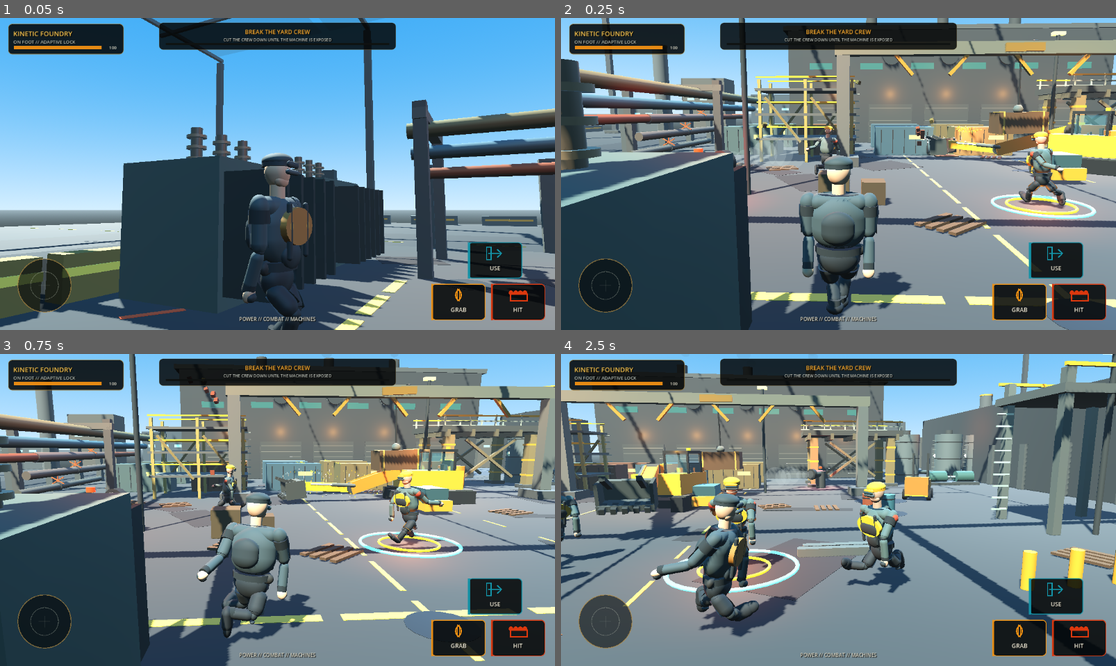
Above: before the commit, frames 1-4 (two rows, left to right).
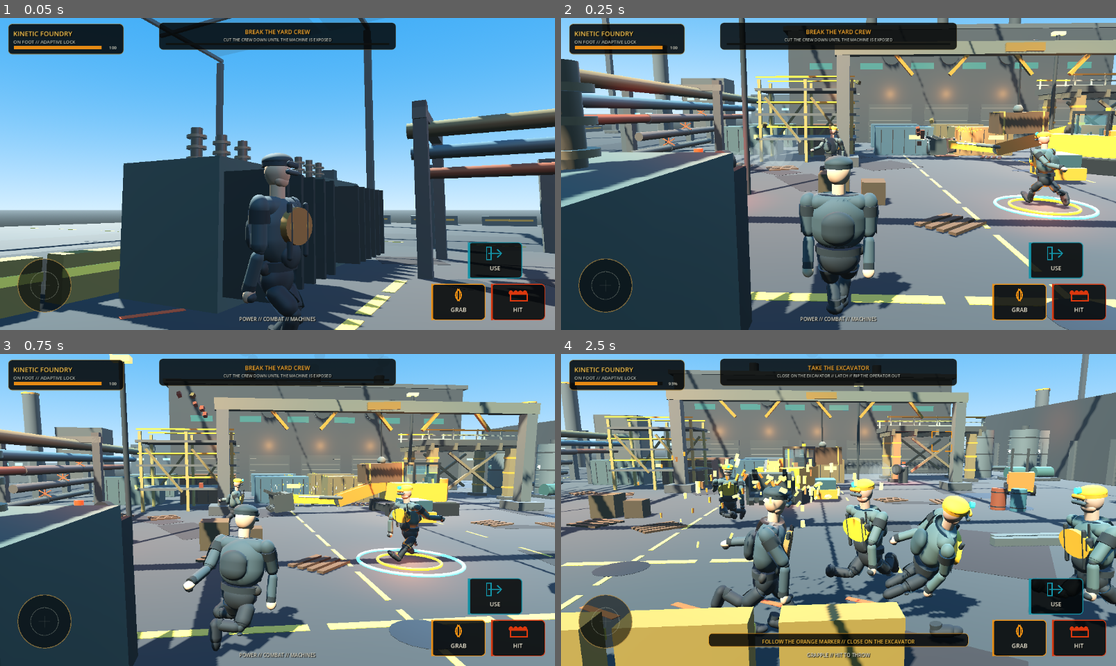
Above: after the commit, the same moments.

Repository: IssisX/kinetic-foundry-
Game: Godot game, scene res://Main.tscn
Two runs of this game, one before a commit and one after it. Both use one fixed random seed, a clock stepped at 60 frames per second and the inputs below.
Inputs (mouse positions are in pixels of both pictures, inside the frame that each line leads up to):
- Up to frame 1 (0.05 s): no input
- Up to frame 2 (0.25 s): no input
- Up to frame 3 (0.75 s): move the mouse to (399, 494) at 0.52 s; hold D from 0.53 s (still down); hold E from 0.53 s (still down); click (399, 494) at 0.67 s
- Up to frame 4 (2.5 s): release D at 1.25 s; release E at 1.25 s; drag from (727, 525) to (810, 572) at 1.27 s; move the mouse to (894, 441) at 2.02 s; hold D from 2.03 s (still down); hold K from 2.03 s (still down)

Frame 1 is identical in both runs. In frame 2, 1.6% of the frame differs, in the area x 44-98%, y 34-65%; in frame 3, 48%; in frame 4, 67%, in the area x 0-100%, y 0-100%.

Commit message:
Feed machine contact physics into camera salience stream

Diff:
--- a/scripts/excavator_contact.gd
+++ b/scripts/excavator_contact.gd
@@ -19,6 +19,7 @@
 var _tip_direction_local := Vector3.ZERO
 var _stability_damage_bank := 0.0
 var _stability_notice_cooldown := 0.0
+var _physical_event_cooldown := 0.0
 
 func get_operator_view_anchor() -> Node3D:
     var anchor := get_node_or_null("OperatorView") as Node3D
@@ -47,6 +48,10 @@
     _stability_notice_cooldown = maxf(
         0.0,
         _stability_notice_cooldown - delta
+    )
+    _physical_event_cooldown = maxf(
+        0.0,
+        _physical_event_cooldown - delta
     )
     _update_stability(delta)
     super(delta)
@@ -423,6 +428,45 @@
             if not contacts.has(collider):
                 contacts.append(collider)
     return contacts
+
+func _react_to_arm_contacts(contacts: Array[Node]) -> void:
+    super(contacts)
+    if _physical_event_cooldown > 0.0 or contacts.is_empty():
+        return
+    var force := get_tool_force()
+    if force < 42.0 and _tool_tip_speed < 1.5:
+        return
+    var held_mass := 0.0
+    if is_holding_load():
+        held_mass = float(held_load.get("mass"))
+    var event_impulse := (
+        force
+        * (1.0 + minf(_tool_tip_speed, 10.0) * 0.38)
+        * (1.0 + held_mass / 520.0)
+    )
+    get_tree().call_group(
+        "physical_event_listener",
+        "physical_event",
+        {
+            "type": "machine_contact",
+            "position": _tool.global_position,
+            "impulse": event_impulse,
+            "mass": MACHINE_EFFECTIVE_MASS + held_mass,
+            "fracture": clampf(
+                _load_path_resistance * 0.35
+                + _actuator_effort * 0.22,
+                0.0,
+                1.0
+            ),
+            "radius": 5.5,
+            "novelty": clampf(
+                0.58 + _contact_age * 0.18,
+                0.58,
+                1.0
+            )
+        }
+    )
+    _physical_event_cooldown = 0.20
 
 func _resolve_arm_contact_pose() -> void:
     var target_boom := boom_angle
